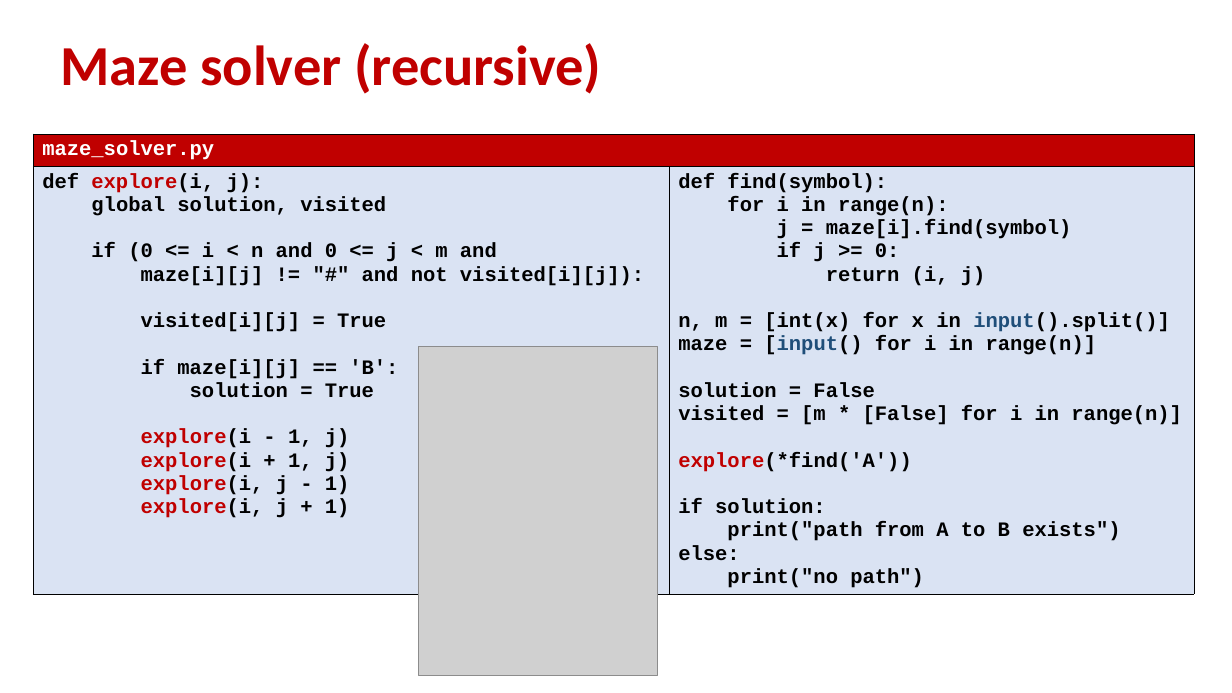
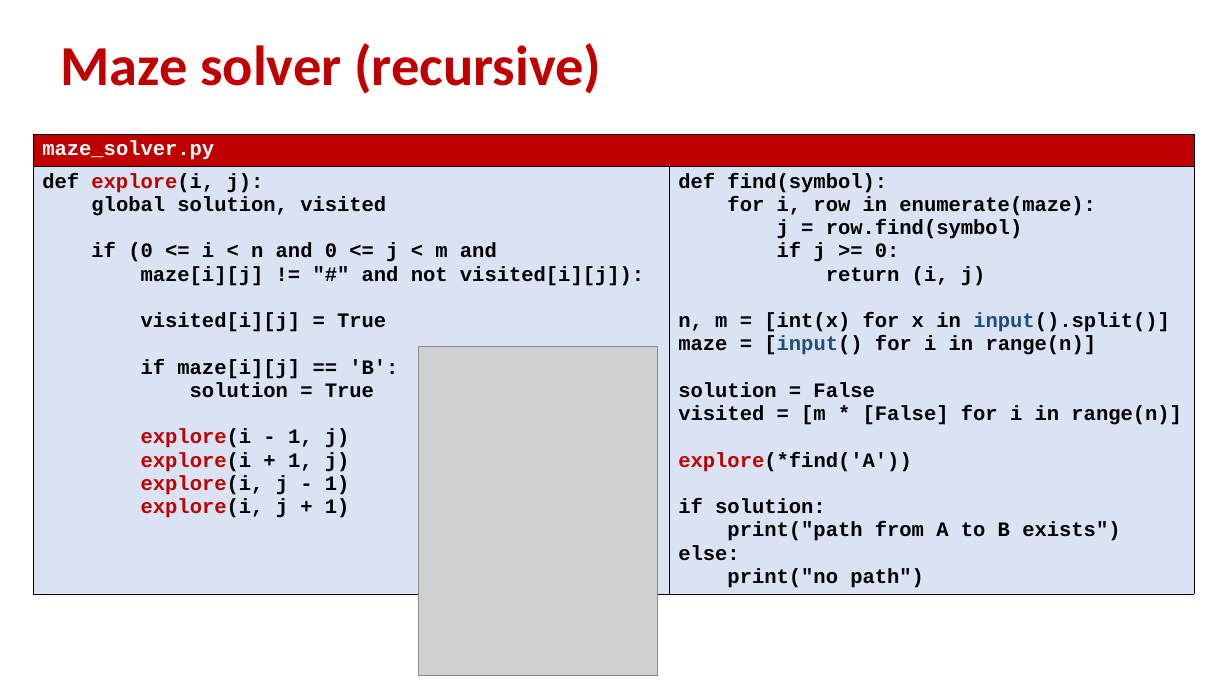
Before and after one commit to gsbrodal/gsbrodal.github.io, a slide deck: slide 20 of ipsa/slides/recursion_iteration.pptx. Drawn at 1232x693 pixels with LibreOffice and Linux fonts; fonts in the diff are those of the drawing; grey boxes stand for pictures. Boxes give left, top, right and bottom in pixels: in the first picture for what was removed or moved away, otherwise in the second. Text is boxed around its words. In the diff, an @@ line names an element or a change of style, - is before the commit and + after.

```diff
--- a/ipsa/slides/recursion_iteration.pptx
+++ b/ipsa/slides/recursion_iteration.pptx
@@ table at (33,134,1194,621) @@
@@ row 2, column 2: "def find(symbol): / for i in range(n): / j = maze[i].find(symbol) / if j >= 0: / return (i, j) / n, m = [int(x) for x in input().split()] / maze = [input() for i in range(n)] / solution = False / visited = [m * [False] for i in range(n)] / explore(*find('A')) / if solution: / print("path from A to B exists") / else: / print("no path")" to "def find(symbol): / for i, row in enumerate(maze): / j = row.find(symbol) / if j >= 0: / return (i, j) / n, m = [int(x) for x in input().split()] / maze = [input() for i in range(n)] / solution = False / visited = [m * [False] for i in range(n)] / explore(*find('A')) / if solution: / print("path from A to B exists") / else: / print("no path")" @@
```
Also in this commit, not shown: 1 other slide changed, 5 other files.
